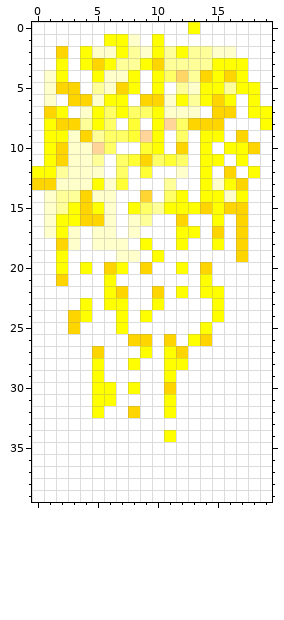
One commit to this pixel-art sprite: electrify-90.gif. The picture above is the old version.
The file is 20x40 pixels.
The result:
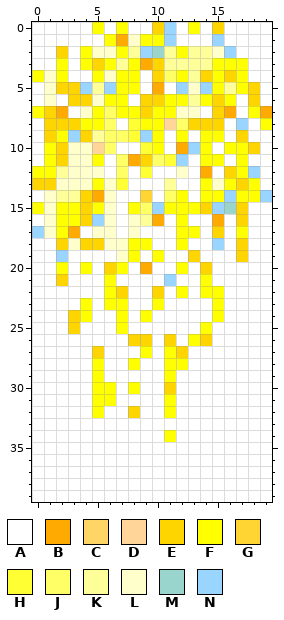
Palette (. is transparent): A #ffffff  B #ffaa00  C #ffd566  D #ffd599  E #ffd500  F #ffff00  G #ffd533  H #ffff33  J #ffff66  K #ffff99  L #ffffcc  M #99d5cc  N #99d5ff
The edit:
@@ x 0..19 @@
- 0 AAAAAAAAAAAAAFAAAAAA
- 1 AAAAAAFFLAFAAAAAAAAA
- 2 AAEAFLLFKLFKFKKLLAAA
- 3 AAFAFEFKKFEKKKKFFFAA
- 4 ALFAAFLLFAFJCKEFEFAA
- 5 ALEEAKLEFAFAKLFFKFFA
- 6 ALAEELFFAEELFKFEFAFA
- 7 AEFALFJFJJFLLLAEEAFF
- 8 AFEEKFJAHAFDJEEEAAAF
- 9 AFFLEKJJHDFAJAFFAEAA
-10 AFELLDJAAHFAEAFAFFEA
-11 AFELLKAJHEJHJAFFAFAA
-12 FFKLLLAJAHAALAFAEAFA
-13 EELLLFLHAAAKAAFLFEAA
-14 ALKKELLAAGAJFAFFLFAA
-15 ALKFEFLAFJKFFFEFEEAA
-16 ALFFEELALKAAEAAFAEAA
-17 ALFLALLALAAAFFAEAEAA
-18 AAELALLLAFAAFAAFAEAA
-19 AAFAAAALLAFAAAAAAEAA
-20 AAFAFAEFAEAAFAEAAAAA
-21 AAEAAAFAAAAAAAFAAAAA
+ 0 AAAAAFAFAAENAFAEAAAA
+ 1 AAAAAAFBLFFNAAANAAAA
+ 2 AAEAFLLFKNMKFKKLNAAA
+ 3 AAFAFEFKFBEKKKKFFFAA
+ 4 FLFAAFLFFAEJFKEFEFAA
+ 5 ALEENKNFFABANLNFKFEA
+ 6 ALAEELFFAEEFFKFEFAEA
+ 7 FEBALFJFFEFFLLAEBAFB
+ 8 AEEEFFJAHFFDJEEEANAF
+ 9 AEFNEKJJHNFAFAFFAEAA
+10 AFELLDJAAHFABNFAFFEA
+11 AFELLFAJBEJHNAFFAFAA
+12 FFKLLLAJAHAALABAEFNA
+13 EELLLFLHAAAKAAFLFEFA
+14 ALKKEBLAAGAJFAFFNFFN
+15 FLFFEFLAFJNFFFENMEAA
+16 ALFFENLALKBAFAABAEAA
+17 NLFBALLALAAAFFAEAFAA
+18 AAELEELLFFAAFAANAEAA
+19 AANAAAALFAFAAEAAAEAA
+20 AAFAFAEFABAAFAEAAAAA
+21 AAEAAAFAAAANAAFAAAAA
 22 AAAAAAFEAAEAFAFFAAAA
